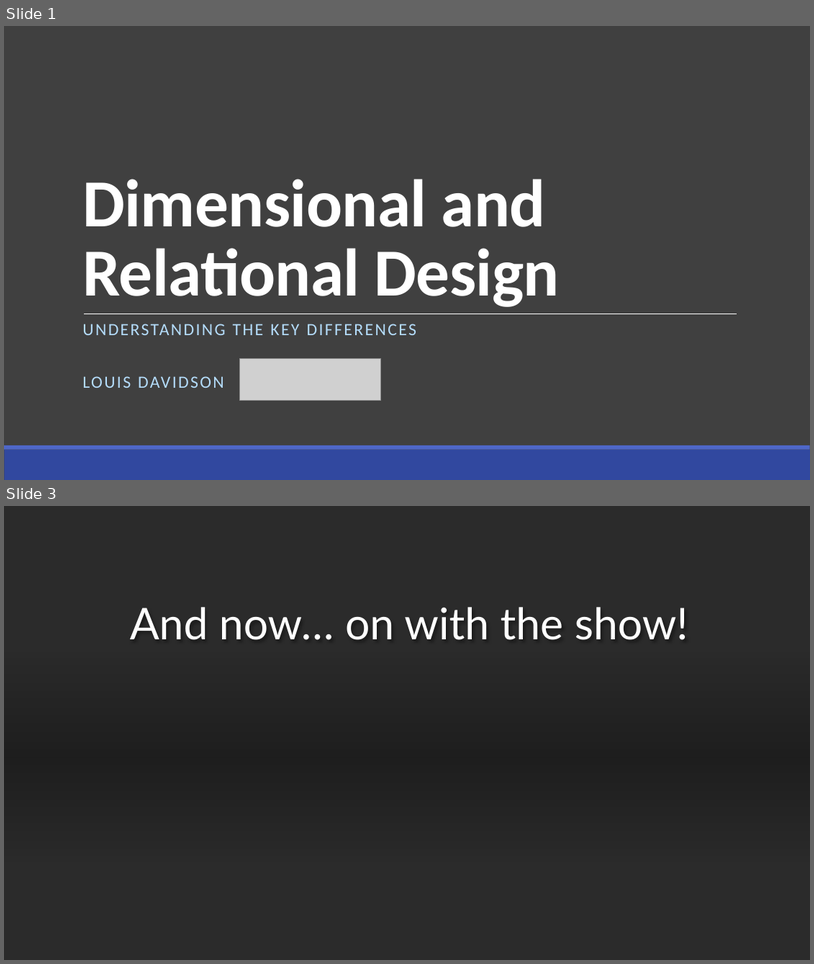
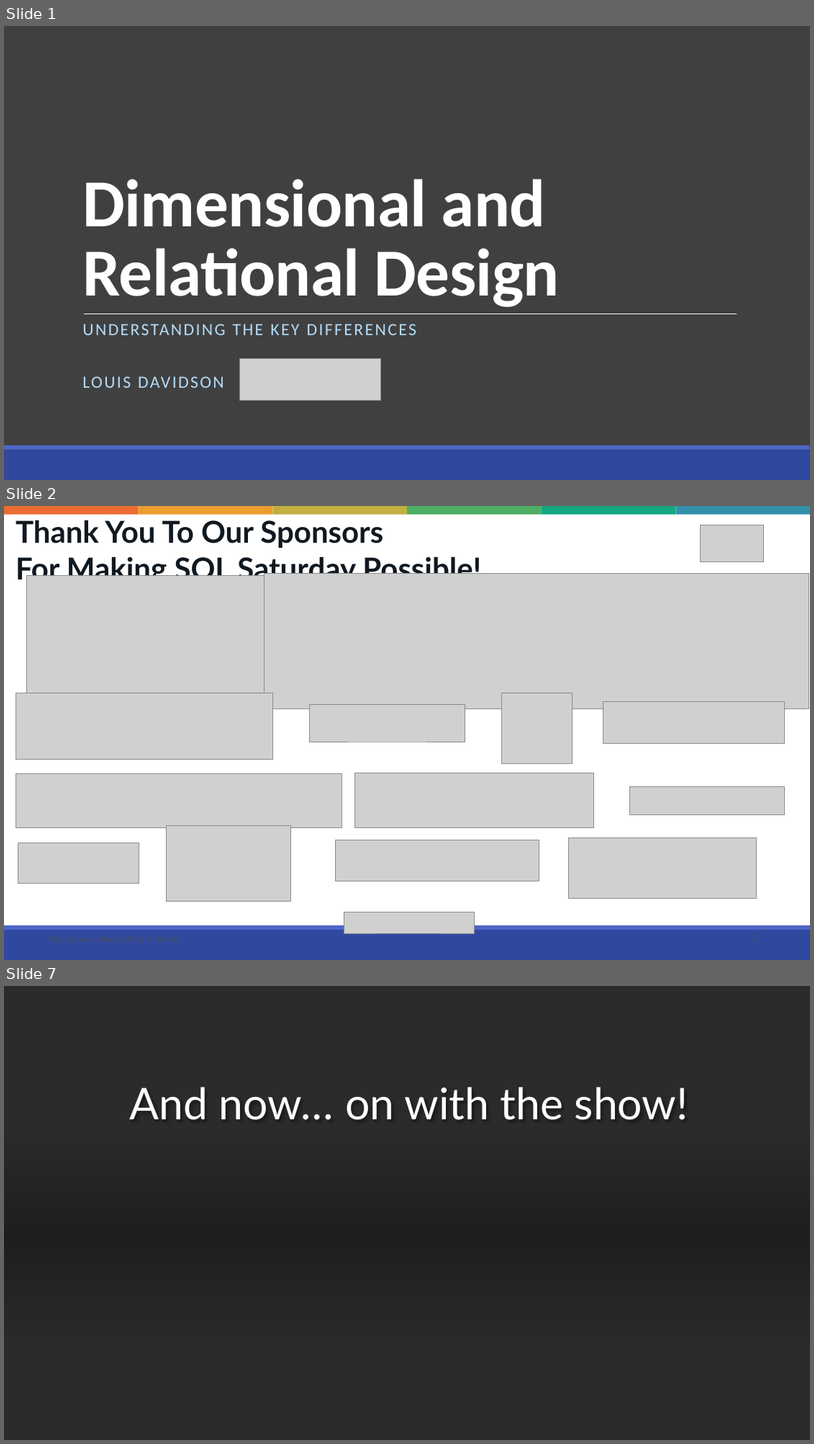
Before and after one commit to drsqlgithub/Presentation-Downloads, a slide deck: BI Versus Relational Design/Bi Versus Relational.pptx. Shown one above the other, each under a label of ours: slides 1 and 3 before the commit, slides 1, 2 and 7 after it; the slides between them are not shown. The pictures are 814x964 and 814x1444 pixels, drawn with LibreOffice and Linux fonts; fonts in the diff are those of the drawing; grey boxes stand for pictures; background and template pictures are left out; a plain dark background stands for a picture behind light text. Boxes give left, top, right and bottom in pixels: in the first picture for what was removed or moved away, otherwise in the second. Text is boxed around its words. In the diff, an @@ line names an element or a change of style, - is before the commit and + after.

```diff
--- a/BI Versus Relational Design/Bi Versus Relational.pptx
+++ b/BI Versus Relational Design/Bi Versus Relational.pptx
@@ slide 2 added at (4,506,810,960), background #FFFFFF; not listed: 2 template elements that a slide beside it also shows @@
@@ rectangle added at (4,506,139,515), fill #ED6C31 @@
@@ text added at (16,520,481,585), 36 pt, text #101820, bold @@
+Thank You To Our Sponsors
+For Making SQL Saturday Possible!
@@ rectangle added at (139,506,273,515), fill #EA9E2F @@
@@ rectangle added at (273,506,407,515), fill #C3AF40 @@
@@ rectangle added at (407,506,542,515), fill #4DAF64 @@
@@ rectangle added at (542,506,676,515), fill #12A781 @@
@@ rectangle added at (676,506,810,515), fill #3391AB @@
@@ picture added at (701,525,764,562) @@
@@ picture added at (26,576,296,693) @@
@@ line added from (49, 591) to (760, 591), #D7E1E8 1 pt @@
@@ picture added at (265,573,810,708) @@
@@ line added from (83, 621) to (743, 621), #FFFFFF 0.5 pt @@
@@ picture added at (16,693,273,759) @@
@@ picture added at (502,693,573,764) @@
@@ picture added at (309,705,465,742) @@
@@ picture added at (604,701,785,744) @@
@@ picture added at (16,773,342,828) @@
@@ picture added at (355,773,594,829) @@
@@ picture added at (630,787,786,815) @@
@@ picture added at (166,826,291,901) @@
@@ picture added at (18,843,139,883) @@
@@ picture added at (335,840,540,880) @@
@@ picture added at (569,837,757,898) @@
@@ picture added at (345,912,475,933) @@
@@ what was slide 3 is now slide 7 @@
```
Also in this commit, not shown: 3 slides changed, 3 other slides added, 2 other files.
